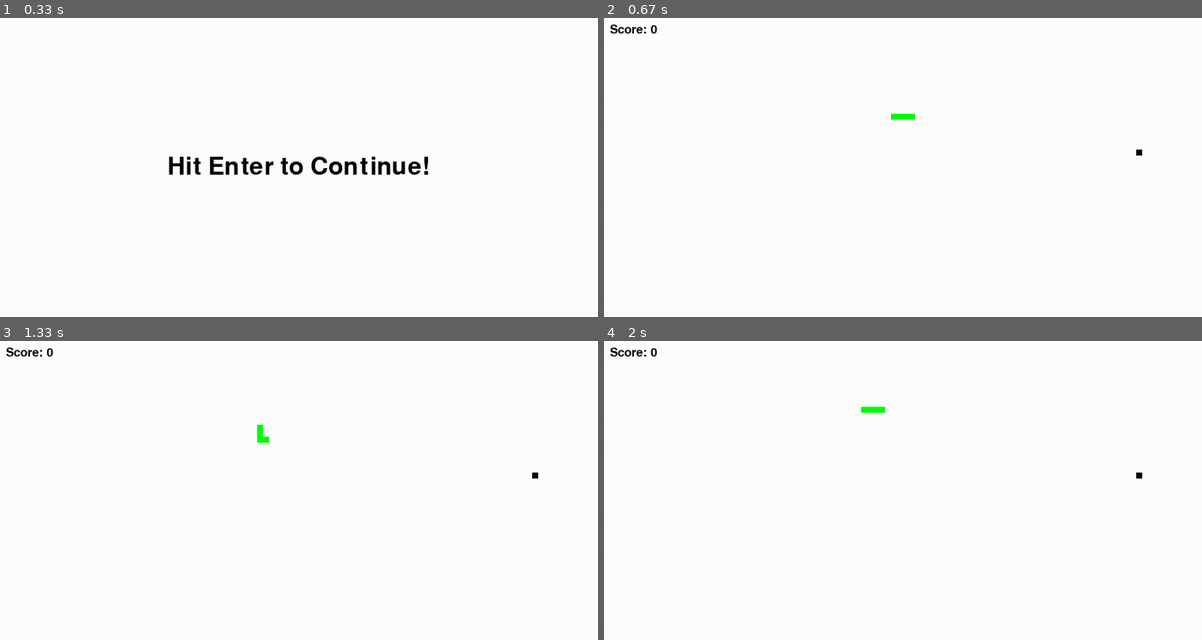
Above: before the commit, frames 1-4 (two rows, left to right).
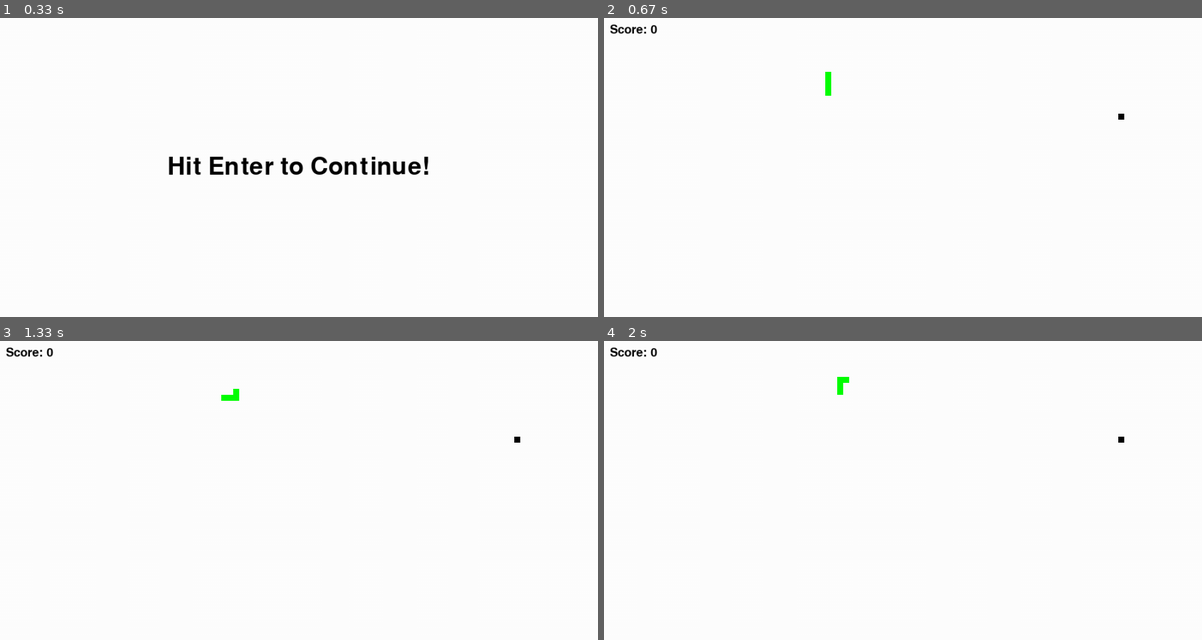
Above: after the commit, the same moments.

Repository: kennylongsheng/pygame_project
Game: pygame game, started from 1_snakegame/main.py
Two runs of this game, one before a commit and one after it. Both use one fixed random seed, a clock stepped at 60 frames per second and the inputs below.
Inputs:
- Up to frame 1 (0.33 s): no input
- Up to frame 2 (0.67 s): tap Enter at 0.33 s
- Up to frame 3 (1.33 s): hold Right 0.67-1.13 s; hold Up from 1.17 s (still down)
- Up to frame 4 (2 s): release Up at 1.63 s; hold Right from 1.67 s (still down)

Frame 1 is identical in both runs. In frame 2, 0.2% of the frame differs, in the area x 37-90%, y 18-46%; in frame 3, 0.2%; in frame 4, 0.2%.

Commit message:
[1_snakegame] Edit FPS

Diff:
--- a/1_snakegame/defines.py
+++ b/1_snakegame/defines.py
@@ -1,7 +1,7 @@
 import pygame
 from random import randint
 
-FPS = 10
+FPS = 5
 WINDOW_SIZE = (1000, 500)
 WHITE_COLOR = (255, 255, 255)
 BLACK_COLOR = (  0,   0,   0)
